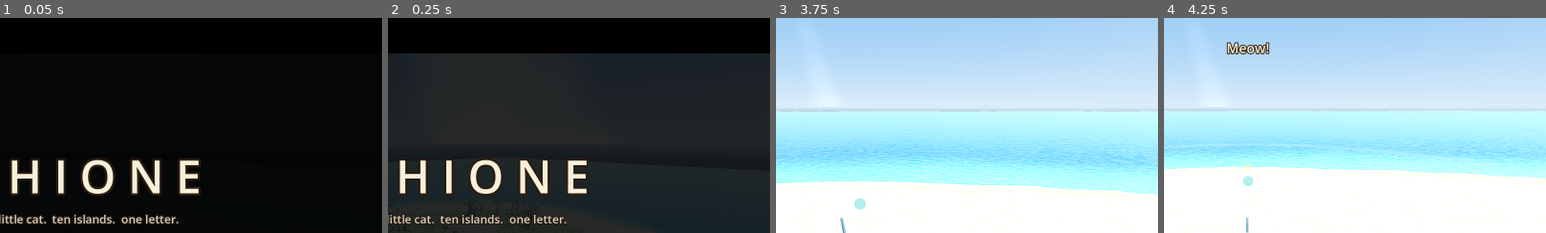
Above: before the commit, frames 1-4 (left to right).
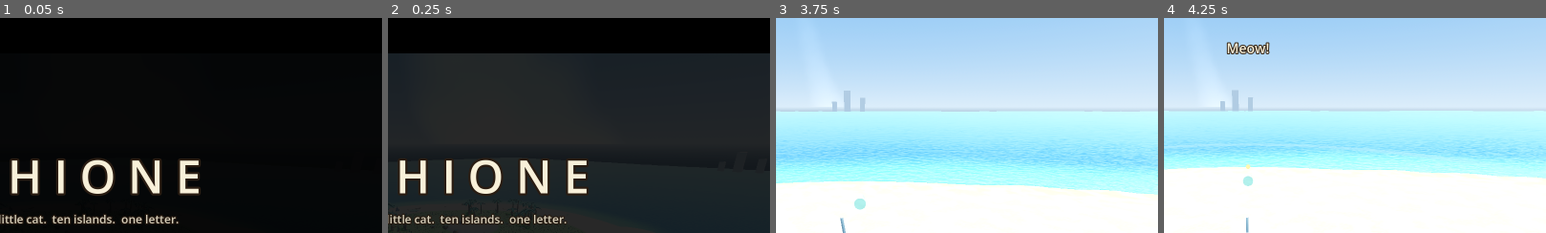
Above: after the commit, the same moments.

Repository: seykafu/KhioneGame
Game: Godot game, scene res://scenes/main.tscn
Same seed, same stepped clock (60 frames per second), same inputs: the game is played once before the commit and once after it.
Inputs (mouse positions are % of the whole screen's width and height, from its top left):
- Up to frame 1 (0.05 s): no input
- Up to frame 2 (0.25 s): no input
- Up to frame 3 (3.75 s): tap Enter (ui_accept) at 0.5 s; move the mouse to (55, 50) at 0.52 s; hold W (move_forward) 0.53-1.25 s; hold E (interact) 0.53-1.25 s; click (55, 50) at 0.67 s; tap Space (jump) at 0.77, 1.07 s; tap Tab (journal) at 0.8, 3.6 s; click "Satchel" at 1.25 s; click "Riddles" at 2 s; click "Controls" at 2.75 s; move the mouse to (30, 55) at 3.52 s; hold S (move_back) from 3.53 s (still down)
- Up to frame 4 (4.25 s): keep holding S (move_back); tap Space (jump) at 3.77, 4.07 s; tap M (meow) at 3.8 s
The pictures show only the part of the screen within x 39-89%, y 2-52%; the shares and areas given below are measured in that part.

The runs differ from the first frame. In frame 3, 0.3% of the frame differs, in the area x 14-24%, y 33-44%; in frame 4, 0.2%.

Commit message:
Ahalo story flourishes: the lamp, the nest, the far glint
Three whispers of the wider story, none gating a riddle. A Toronto
streetlamp lies half buried in the dune by the boat channel, its glass
stuttering an irregular flicker; sniffing it sets memory_glitch_1 and
asks Khione whether she has really always lived here. Her nest sits
on the second terrace with a ribbon, a bottle cap, and a white
feather, and sets nest_seen. And far off the southern horizon, three
pale towers ghost in the haze with a pane catching the sun every few
seconds: the direction the raft will sail. Headless test covers both
interactables and their flags.

Co-Authored-By: Claude Fable 5 <noreply@anthropic.com>

Diff:
--- /dev/null
+++ b/scripts/interaction/buried_streetlamp.gd
@@ -0,0 +1,97 @@
+extends Interactable
+## A Toronto streetlamp, half buried in the dune by the boat channel. It
+## should not be here. Its glass still flickers, and sniffing it stirs
+## the first crack in the story (memory_glitch_1).
+
+var _glass_mat: StandardMaterial3D
+
+func _init() -> void:
+	prompt = "Sniff the strange lamp"
+
+func _ready() -> void:
+	super()
+	var zone := CollisionShape3D.new()
+	var sph := SphereShape3D.new()
+	sph.radius = 2.2
+	zone.shape = sph
+	add_child(zone)
+	var iron := StandardMaterial3D.new()
+	iron.albedo_color = Color(0.16, 0.24, 0.2)
+	iron.roughness = 0.6
+	iron.metallic = 0.4
+	var pole := MeshInstance3D.new()
+	var pmesh := CylinderMesh.new()
+	pmesh.top_radius = 0.07
+	pmesh.bottom_radius = 0.1
+	pmesh.height = 3.4
+	pole.mesh = pmesh
+	pole.material_override = iron
+	pole.position = Vector3(0, 1.1, 0)  # the rest sleeps under the sand
+	add_child(pole)
+	var arm := MeshInstance3D.new()
+	var amesh := CylinderMesh.new()
+	amesh.top_radius = 0.05
+	amesh.bottom_radius = 0.05
+	amesh.height = 0.7
+	arm.mesh = amesh
+	arm.material_override = iron
+	arm.position = Vector3(0.3, 2.75, 0)
+	arm.rotation.z = PI / 2.0 - 0.3
+	add_child(arm)
+	_glass_mat = StandardMaterial3D.new()
+	_glass_mat.albedo_color = Color(0.95, 0.9, 0.7)
+	_glass_mat.emission_enabled = true
+	_glass_mat.emission = Color(1.0, 0.9, 0.6)
+	_glass_mat.emission_energy_multiplier = 0.0
+	var head := MeshInstance3D.new()
+	var hmesh := BoxMesh.new()
+	hmesh.size = Vector3(0.34, 0.3, 0.34)
+	head.mesh = hmesh
+	head.material_override = _glass_mat
+	head.position = Vector3(0.62, 2.85, 0)
+	add_child(head)
+	rotation.z = 0.85  # half toppled into the dune
+	rotation.y = -0.7
+	position.y -= 0.55
+	var mound := MeshInstance3D.new()
+	var mmesh := SphereMesh.new()
+	mmesh.radius = 1.1
+	mmesh.height = 0.9
+	mound.mesh = mmesh
+	var smat := StandardMaterial3D.new()
+	smat.albedo_color = Color(0.9, 0.82, 0.6)
+	smat.roughness = 1.0
+	mound.mesh = mmesh
+	mound.material_override = smat
+	# Counter the lamp's tilt so the drift lies flat on the beach.
+	mound.rotation.z = -0.85
+	mound.position = Vector3(0.25, 0.15, 0)
+	add_child(mound)
+	_flicker()
+
+func _flicker() -> void:
+	# An irregular electrical stutter, like the lamp is trying to remember.
+	var rng := RandomNumberGenerator.new()
+	rng.seed = 4040
+	var loop := func() -> void:
+		while is_inside_tree():
+			await get_tree().create_timer(rng.randf_range(1.4, 4.2)).timeout
+			if not is_inside_tree():
+				return
+			for i in rng.randi_range(2, 5):
+				_glass_mat.emission_energy_multiplier = rng.randf_range(0.9, 1.8)
+				await get_tree().create_timer(rng.randf_range(0.04, 0.12)).timeout
+				_glass_mat.emission_energy_multiplier = 0.0
+				await get_tree().create_timer(rng.randf_range(0.05, 0.18)).timeout
+	loop.call()
+
+func interact(_player: Node) -> void:
+	var hud := get_node_or_null("../../HUD")
+	if not GameState.get_flag("memory_glitch_1"):
+		GameState.set_flag("memory_glitch_1")
+		if hud:
+			hud.flash_message("It smells like rain on warm pavement. Like a street you have walked before.", 4.5)
+			await get_tree().create_timer(4.8).timeout
+			hud.flash_message("But you have always lived on this island. Haven't you?", 4.0)
+	elif hud:
+		hud.flash_message("The lamp stutters its small light, remembering a city.", 3.5)
--- /dev/null
+++ b/scripts/interaction/khione_nest.gd
@@ -0,0 +1,80 @@
+extends Interactable
+## Khione's nest on the second terrace: pressed grass, a faded ribbon, a
+## bottle cap, a white feather. Small proof of a small life. Seeing it
+## sets nest_seen for the story to lean on later.
+
+func _init() -> void:
+	prompt = "Curl up for a moment"
+
+func _ready() -> void:
+	super()
+	var zone := CollisionShape3D.new()
+	var sph := SphereShape3D.new()
+	sph.radius = 1.8
+	zone.shape = sph
+	add_child(zone)
+	var straw := StandardMaterial3D.new()
+	straw.albedo_color = Color(0.78, 0.68, 0.42)
+	straw.roughness = 1.0
+	var nest := MeshInstance3D.new()
+	var ring := TorusMesh.new()
+	ring.inner_radius = 0.42
+	ring.outer_radius = 0.62
+	nest.mesh = ring
+	nest.material_override = straw
+	nest.scale = Vector3(1, 0.55, 1)
+	nest.position.y = 0.08
+	add_child(nest)
+	var bed := MeshInstance3D.new()
+	var bmesh := CylinderMesh.new()
+	bmesh.top_radius = 0.44
+	bmesh.bottom_radius = 0.44
+	bmesh.height = 0.08
+	bed.mesh = bmesh
+	var bed_mat := StandardMaterial3D.new()
+	bed_mat.albedo_color = Color(0.6, 0.66, 0.34)
+	bed.material_override = bed_mat
+	bed.position.y = 0.07
+	add_child(bed)
+	var ribbon := MeshInstance3D.new()
+	var rmesh := BoxMesh.new()
+	rmesh.size = Vector3(0.5, 0.015, 0.05)
+	ribbon.mesh = rmesh
+	var rmat := StandardMaterial3D.new()
+	rmat.albedo_color = Color(0.75, 0.25, 0.3)
+	ribbon.material_override = rmat
+	ribbon.position = Vector3(0.1, 0.13, 0.1)
+	ribbon.rotation.y = 0.7
+	add_child(ribbon)
+	var cap := MeshInstance3D.new()
+	var cmesh := CylinderMesh.new()
+	cmesh.top_radius = 0.06
+	cmesh.bottom_radius = 0.06
+	cmesh.height = 0.02
+	cap.mesh = cmesh
+	var cmat := StandardMaterial3D.new()
+	cmat.albedo_color = Color(0.75, 0.75, 0.78)
+	cmat.metallic = 0.8
+	cmat.roughness = 0.3
+	cap.material_override = cmat
+	cap.position = Vector3(-0.16, 0.12, 0.05)
+	add_child(cap)
+	var feather := MeshInstance3D.new()
+	var fmesh := BoxMesh.new()
+	fmesh.size = Vector3(0.22, 0.01, 0.06)
+	feather.mesh = fmesh
+	var fmat := StandardMaterial3D.new()
+	fmat.albedo_color = Color(0.96, 0.96, 0.94)
+	feather.material_override = fmat
+	feather.position = Vector3(0.05, 0.12, -0.18)
+	feather.rotation.y = -0.5
+	add_child(feather)
+
+func interact(_player: Node) -> void:
+	var hud := get_node_or_null("../../HUD")
+	if not GameState.get_flag("nest_seen"):
+		GameState.set_flag("nest_seen")
+		if hud:
+			hud.flash_message("Pressed grass, a ribbon, a bottle cap. Your harbour, before the letter came.", 4.5)
+	elif hud:
+		hud.flash_message("The nest still holds your shape. It will keep holding it.", 3.5)
--- a/scripts/islands/ahalo.gd
+++ b/scripts/islands/ahalo.gd
@@ -65,6 +65,7 @@
 	_add_location_trigger(Vector3(33, 0, -4), 9.0, "Echo Cove")
 	_add_location_trigger(Vector3(-14.5, 0, 4.4), 8.0, "The Hillside Den")
 	_add_location_trigger(Vector3(0, 3.3, 0), 7.0, "The Old Summit")
+	_build_story_flourishes()
 
 ## The island's coastline, shared analytically with the terrain and water
 ## shaders so mesh, wet band, and foam all agree. The southern sector is
@@ -499,6 +500,56 @@
 		mi.rotation.z = PI / 2.0
 		mi.rotation.y = rng.randf_range(0.0, TAU)
 
+## Stage-setting props that whisper at the wider story without gating
+## anything: a lamp that should not exist, the nest Khione leaves behind,
+## and a glassy glint far south, the way the raft will go.
+func _build_story_flourishes() -> void:
+	var lamp := Area3D.new()
+	lamp.name = "BuriedStreetlamp"
+	lamp.set_script(load("res://scripts/interaction/buried_streetlamp.gd"))
+	lamp.position = Vector3(16.4, 0.05, 30.6)
+	add_child(lamp)
+	var nest := Area3D.new()
+	nest.name = "KhioneNest"
+	nest.set_script(load("res://scripts/interaction/khione_nest.gd"))
+	nest.position = Vector3(-3.5, 2.31, 8.5)
+	add_child(nest)
+	# Far towers on the southern horizon. On a clear day you can just make
+	# them out; one pane catches the sun now and then.
+	var tower_mat := StandardMaterial3D.new()
+	tower_mat.albedo_color = Color(0.62, 0.7, 0.78)
+	tower_mat.emission_enabled = true
+	tower_mat.emission = Color(0.7, 0.78, 0.86)
+	tower_mat.emission_energy_multiplier = 0.25
+	for def: Array in [[Vector3(10, 0, 268), 16.0, 5.0], [Vector3(-2, 0, 272), 11.0, 4.0],
+			[Vector3(20, 0, 266), 8.0, 3.5]]:
+		var t := MeshInstance3D.new()
+		var box := BoxMesh.new()
+		box.size = Vector3(def[2], def[1], def[2])
+		t.mesh = box
+		t.material_override = tower_mat
+		t.position = (def[0] as Vector3) + Vector3(0, (def[1] as float) / 2.0 - 1.0, 0)
+		add_child(t)
+	var glint := MeshInstance3D.new()
+	var gmesh := SphereMesh.new()
+	gmesh.radius = 0.8
+	gmesh.height = 1.6
+	glint.mesh = gmesh
+	var gmat := StandardMaterial3D.new()
+	gmat.albedo_color = Color(1, 1, 0.9)
+	gmat.emission_enabled = true
+	gmat.emission = Color(1.0, 0.97, 0.85)
+	gmat.emission_energy_multiplier = 0.0
+	glint.material_override = gmat
+	glint.position = Vector3(10, 14.2, 268)
+	add_child(glint)
+	var tw := glint.create_tween().set_loops()
+	tw.tween_interval(6.5)
+	tw.tween_property(gmat, "emission_energy_multiplier", 5.0, 0.5) \
+			.set_trans(Tween.TRANS_SINE)
+	tw.tween_property(gmat, "emission_energy_multiplier", 0.0, 1.1) \
+			.set_trans(Tween.TRANS_SINE)
+
 func near_river(p: Vector2, margin: float) -> bool:
 	if p.distance_to(Vector2(-8.8, -6.8)) < 2.9:
 		return true  # the spring pond
--- /dev/null
+++ b/tools/test_story_props.gd
@@ -0,0 +1,37 @@
+extends Node
+## Headless test for Ahalo's story flourishes:
+## godot --headless --path . res://tools/test_story_props.tscn
+## The buried streetlamp and the nest both exist, both interact, and both
+## set their story flags without touching riddle state.
+
+func _ready() -> void:
+	_run()
+
+func _run() -> void:
+	await get_tree().process_frame
+	var main: Node = load("res://scenes/main.tscn").instantiate()
+	get_tree().root.add_child(main)
+	for i in 5:
+		await get_tree().process_frame
+	main.get_node("IntroSequence").debug_fast_start()
+	for i in 20:
+		await get_tree().process_frame
+
+	var lamp: Node = main.get_node("Ahalo/BuriedStreetlamp")
+	var nest: Node = main.get_node("Ahalo/KhioneNest")
+	assert(lamp != null, "streetlamp missing")
+	assert(nest != null, "nest missing")
+	assert(lamp.is_in_group("interactable"), "lamp should ping Whisker Sense")
+	assert(nest.is_in_group("interactable"), "nest should ping Whisker Sense")
+
+	lamp.interact(null)
+	assert(GameState.get_flag("memory_glitch_1"), "lamp should crack the first memory")
+	print("streetlamp memory glitch: OK")
+
+	nest.interact(null)
+	assert(GameState.get_flag("nest_seen"), "nest should be seen")
+	print("nest seen: OK")
+
+	assert(not GameState.get_flag("island1_complete"), "story props must not touch riddle flags")
+	print("ALL STORY PROP TESTS PASSED")
+	get_tree().quit()
--- /dev/null
+++ b/tools/test_story_props.tscn
@@ -0,0 +1,6 @@
+[gd_scene load_steps=2 format=3]
+
+[ext_resource type="Script" path="res://tools/test_story_props.gd" id="1"]
+
+[node name="TestStoryProps" type="Node"]
+script = ExtResource("1")
